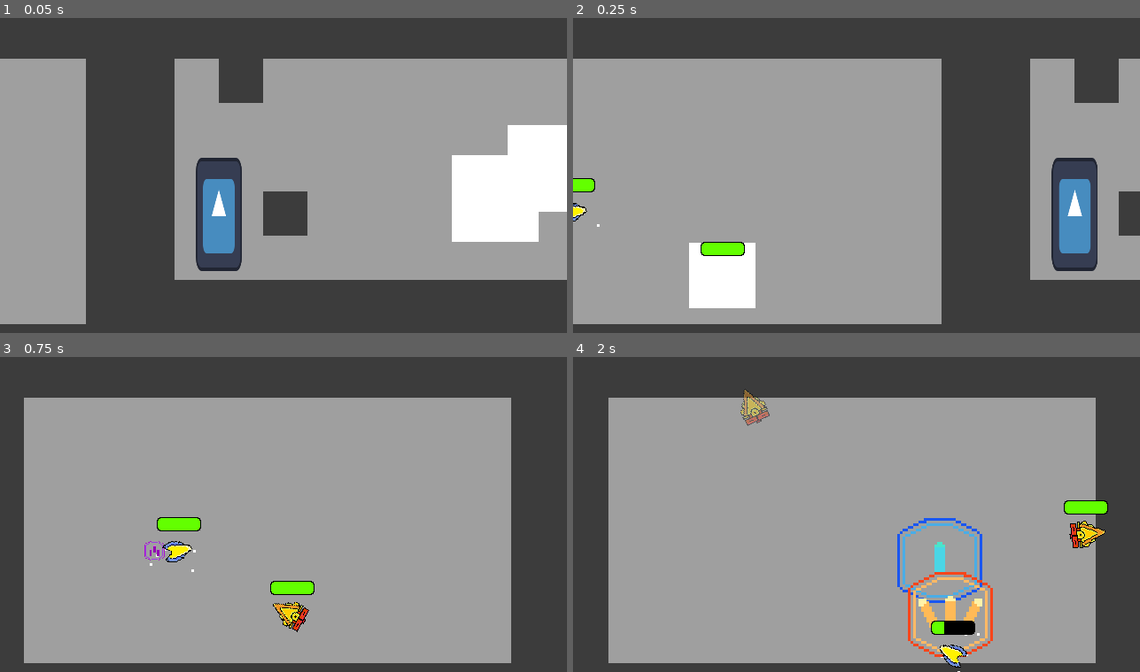
Above: before the commit, frames 1-4 (two rows, left to right).
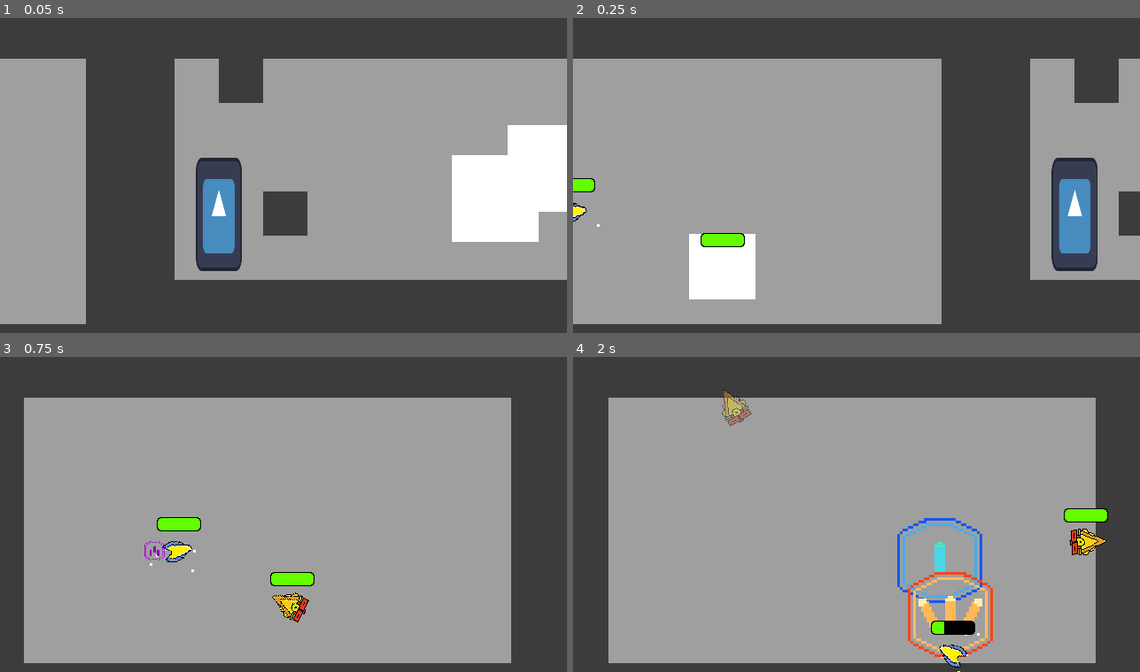
Above: after the commit, the same moments.

Repository: Nick98765432/Space-Blast
Game: Godot game, scene res://Levels/node_2d.tscn
Same seed, same stepped clock (60 frames per second), same inputs: the game is played once before the commit and once after it. The engine's default icon, where the game draws it, is replaced by a stand-in: a white triangle on a blue panel in a dark square.
Inputs (mouse positions are in pixels of both pictures, inside the frame that each line leads up to):
- Up to frame 1 (0.05 s): no input
- Up to frame 2 (0.25 s): no input
- Up to frame 3 (0.75 s): move the mouse to (408, 495) at 0.52 s; hold D (right) from 0.53 s (still down); tap 3 (fullAuto) at 0.6 s
- Up to frame 4 (2 s): tap 1 (shot) at 0.8, 1.35 s; move the mouse to (743, 527) at 1.27 s; release D (right) at 1.28 s; hold S (down) from 1.28 s (still down); tap 2 (shotgun) at 1.55 s

Frame 1 is identical in both runs. In frame 2, 0.9% of the frame differs, in the area x 20-33%, y 68-93%; in frame 3, 0.9%; in frame 4, 1.5%, in the area x 26-95%, y 10-63%.

Commit message:
Sounds
added music and sound effects

Diff:
--- a/Levels/node_2d.tscn
+++ b/Levels/node_2d.tscn
@@ -1,5 +1,6 @@
-[gd_scene load_steps=14 format=4 uid="uid://brty50fkbop4r"]
-
+[gd_scene load_steps=15 format=4 uid="uid://brty50fkbop4r"]
+
+[ext_resource type="AudioStream" uid="uid://c4oisdxdslhy0" path="res://Sounds/Beyond Comprehension - Infrared Scale.wav" id="1_fe8b2"]
 [ext_resource type="PackedScene" uid="uid://cqwptbkpsicpn" path="res://UI/Upgrades.tscn" id="1_icrtm"]
 [ext_resource type="PackedScene" uid="uid://cdaielgc0lshr" path="res://Player/player.tscn" id="1_re1we"]
 [ext_resource type="Texture2D" uid="uid://484mit73nl15" path="res://Levels/Sprites and Assets/tile placeholder.png" id="2_gxhbb"]
@@ -34,6 +35,11 @@
 
 [node name="Test" type="Node2D"]
 
+[node name="Music" type="AudioStreamPlayer" parent="."]
+stream = ExtResource("1_fe8b2")
+volume_db = -3.0
+autoplay = true
+
 [node name="CanvasLayer" type="CanvasLayer" parent="."]
 layer = -1
 
@@ -336,6 +342,6 @@
 player = NodePath("../Player")
 
 [node name="Spawner42" parent="." node_paths=PackedStringArray("player") instance=ExtResource("5_mnti6")]
-position = Vector2(-298, 295)
+position = Vector2(-298, 285)
 type = 9
 player = NodePath("../Player")
--- a/Player/player.gd
+++ b/Player/player.gd
@@ -38,6 +38,7 @@
 @onready var switch_speed: Timer = $"Switch Speed"
 @onready var health_bar: TextureProgressBar = $HealthBar
 @onready var player_sprite: Sprite2D = $"Player sprite"
+@onready var change_weap: AudioStreamPlayer = $Sounds/ChangeWeap
 
 
 
@@ -168,6 +169,7 @@
 	switch_speed.start()
 	ableToShoot = false
 	weapon = switchTo
+	change_weap.play()
 	if switchTo == 1:
 		$"Single Switch particle".restart()
 	elif switchTo == 2:
--- a/Player/player.tscn
+++ b/Player/player.tscn
@@ -8,6 +8,7 @@
 [ext_resource type="Texture2D" uid="uid://cl5bttt2lep5d" path="res://Player/sprites and assets/No Life.png" id="6_bq038"]
 [ext_resource type="Texture2D" uid="uid://blgem7rjjvnhc" path="res://Player/sprites and assets/explode.png" id="6_n0myu"]
 [ext_resource type="Texture2D" uid="uid://elo6pwe1k81v" path="res://Player/sprites and assets/Life.png" id="7_thfcu"]
+[ext_resource type="AudioStream" uid="uid://c3e8u2jrnxlj1" path="res://Sounds/Reload GFL7.wav" id="9_t2qnr"]
 
 [sub_resource type="CircleShape2D" id="CircleShape2D_1nxxf"]
 radius = 10.2956
@@ -229,6 +230,12 @@
 texture_progress = ExtResource("7_thfcu")
 texture_progress_offset = Vector2(1, -1)
 
+[node name="Sounds" type="Node2D" parent="."]
+
+[node name="ChangeWeap" type="AudioStreamPlayer" parent="Sounds"]
+stream = ExtResource("9_t2qnr")
+volume_db = -5.5
+
 [connection signal="timeout" from="parry timer" to="." method="_on_parry_timer_timeout"]
 [connection signal="timeout" from="Shot cooldown" to="." method="_on_shot_cooldown_timeout"]
 [connection signal="timeout" from="Shotgun cooldown" to="." method="_on_shotgun_cooldown_timeout"]
Not shown: 1 places in Player/player.tscn that only renumber resources
Not shown, added: Sounds/Another Chance - Infrared Scale.wav.import
Not shown, added: Sounds/Another Chance intro- Infrared Scale.wav.import
Not shown, added: Sounds/Beyond Comprehension - Infrared Scale.wav.import
Not shown, added: Sounds/Beyond Comprehension intro - Infrared Scale.wav.import
Not shown, added: Sounds/Reload GFL7.wav.import
Not shown, added: Sounds/Taken Over - Infrared Scale.wav.import
Not shown, added: Sounds/Taken OverIntro- Infrared Scale.wav.import
Not shown, added: Sounds/Another Chance - Infrared Scale.wav
Not shown, added: Sounds/Another Chance intro- Infrared Scale.wav
Not shown, added: Sounds/Beyond Comprehension - Infrared Scale.wav
Not shown, added: Sounds/Beyond Comprehension intro - Infrared Scale.wav
(and 3 more such lines)
